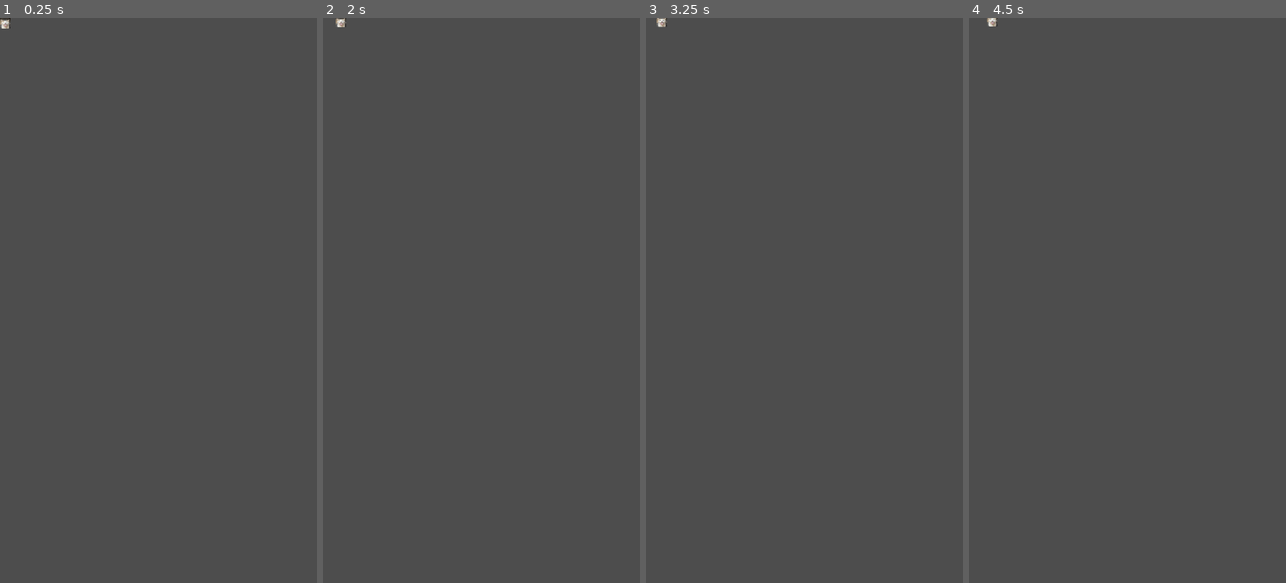
Above: before the commit, frames 1-4 (left to right).
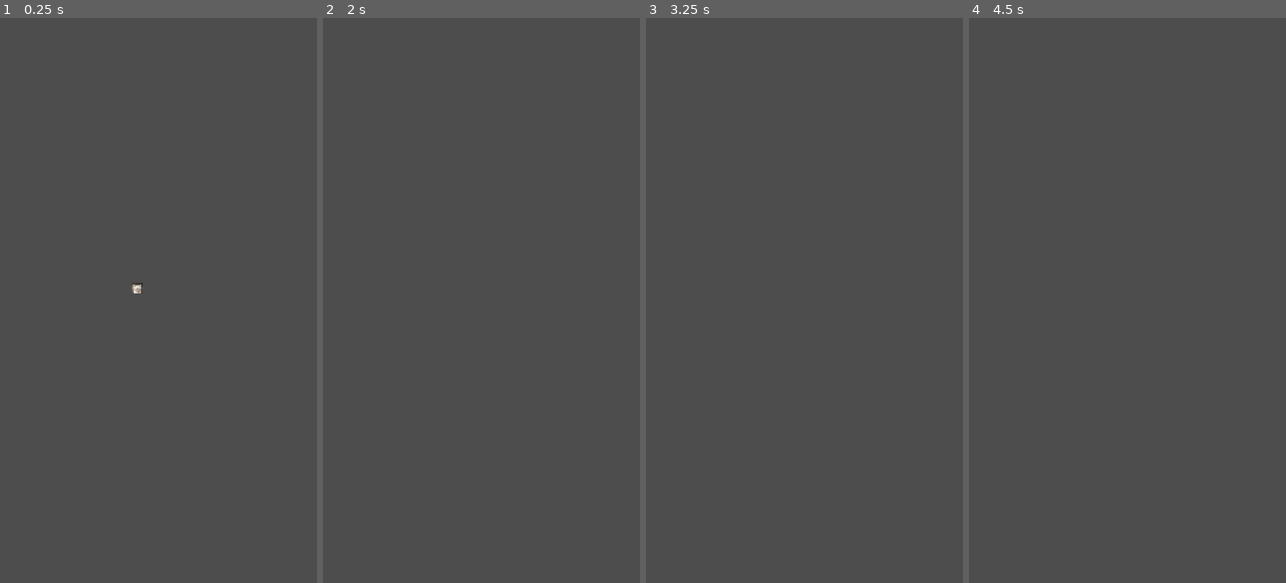
Above: after the commit, the same moments.

Repository: Undertovv/HS-GameJam_chicxulub
Game: Godot game, scene res://scenes/player.tscn
Same seed, same stepped clock (60 frames per second), same inputs: the game is played once before the commit and once after it. This scene is started directly instead of the project's main scene.
Inputs:
- Up to frame 1 (0.25 s): no input
- Up to frame 2 (2 s): hold D (pivotRight) from 0.53 s (still down); tap W (pivotUp) at 0.77, 1.52 s; tap Enter at 1.25 s
- Up to frame 3 (3.25 s): tap Space at 2 s; release D (pivotRight) at 2.03 s; hold A (pivotLeft) 2.03-2.78 s; tap Enter at 2.75 s; hold D (pivotRight) from 2.78 s (still down); tap W (pivotUp) at 3.02 s
- Up to frame 4 (4.5 s): tap Space at 3.5 s; tap W (pivotUp) at 3.77 s; tap Enter at 4.25 s; release D (pivotRight) at 4.28 s; hold A (pivotLeft) from 4.28 s (still down)

The runs differ from the first frame. In frame 1, 0.1% of the frame differs, in the area x 0-46%, y 0-49%; in frame 2, less than 0.1%; in frame 3, less than 0.1%; in frame 4, less than 0.1%.

Commit message:
we redoin movement :3

Diff:
--- a/scenes/player.tscn
+++ b/scenes/player.tscn
@@ -5,7 +5,7 @@
 
 [sub_resource type="RectangleShape2D" id="RectangleShape2D_2n804"]
 
-[node name="Player" type="CharacterBody2D"]
+[node name="Player" type="Node2D"]
 script = ExtResource("1_72g2y")
 
 [node name="Sprite2D" type="Sprite2D" parent="."]
@@ -13,8 +13,11 @@
 scale = Vector2(0.1, 0.1)
 texture = ExtResource("2_8jqik")
 
-[node name="CollisionShape2D" type="CollisionShape2D" parent="."]
+[node name="Area2D" type="Area2D" parent="."]
+
+[node name="CollisionShape2D" type="CollisionShape2D" parent="Area2D"]
 visible = false
+position = Vector2(12, 12)
 scale = Vector2(1.2, 1.2)
 shape = SubResource("RectangleShape2D_2n804")
 one_way_collision_margin = 0.0
--- a/scripts/player/player.gd
+++ b/scripts/player/player.gd
@@ -1,26 +1,19 @@
-extends CharacterBody2D
+extends Node2D
 
-
-const SPEED = 20.0
+@export
+var SPEED = 20.0
 
 func _physics_process(delta: float) -> void:
-
-	# Gravity is set to 0 because it's space-themed :3
-	# (don't) add the gravity.
-	if not is_on_floor():
-		velocity += get_gravity() * delta
 
 # Get his ass movin AND schmoovin.
 	var yDirection := Input.get_axis("pivotUp", "pivotDown")
 	if yDirection:
-		velocity.y = yDirection * SPEED
+		translate(Vector2(0, 0) * SPEED) # Go North
 	else:
-		velocity.y = yDirection * SPEED
+		translate(Vector2(0, 1) * SPEED) # Go South
 
 	var xDirection := Input.get_axis("pivotLeft", "pivotRight")
 	if xDirection:
-		velocity.x = xDirection * SPEED
+		translate(Vector2(1, 0) * SPEED) # Go East
 	else:
-		velocity.x = move_toward(velocity.x, 0, SPEED)
-
-	move_and_slide()
+		translate(Vector2(1, 1) * SPEED) # Go West
